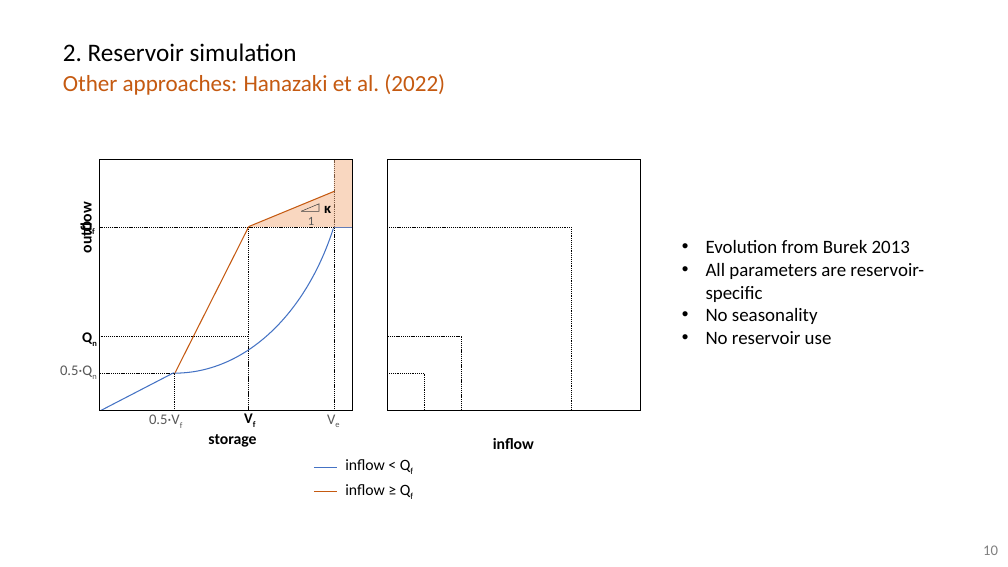
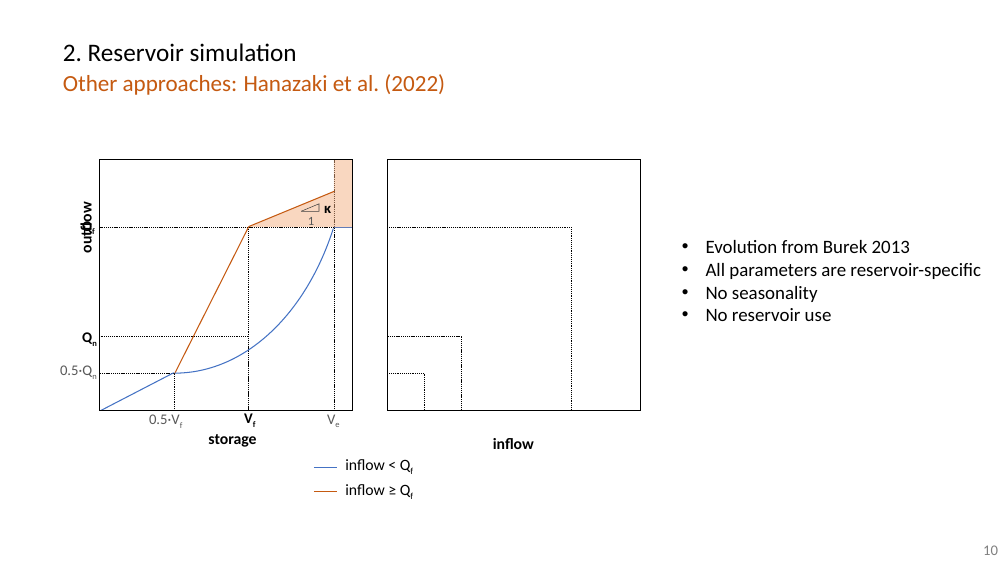
Before and after one commit to casadoj/lisflood-water_bodies, a slide deck: slide 10 of docs/meetings/20211121_D2_Gelati.pptx. Drawn at 1008x567 pixels with LibreOffice and Linux fonts; fonts in the diff are those of the drawing. Boxes give left, top, right and bottom in pixels: in the first picture for what was removed or moved away, otherwise in the second. Text is boxed around its words. In the diff, an @@ line names an element or a change of style, - is before the commit and + after.

```diff
--- a/docs/meetings/20211121_D2_Gelati.pptx
+++ b/docs/meetings/20211121_D2_Gelati.pptx
@@ text "Evolution from Burek 2013" rewrapped from [706, 240, 924, 344] to [706, 240, 981, 321] @@
```
Also in this commit, not shown: 4 other slides changed, 1 slide added.
